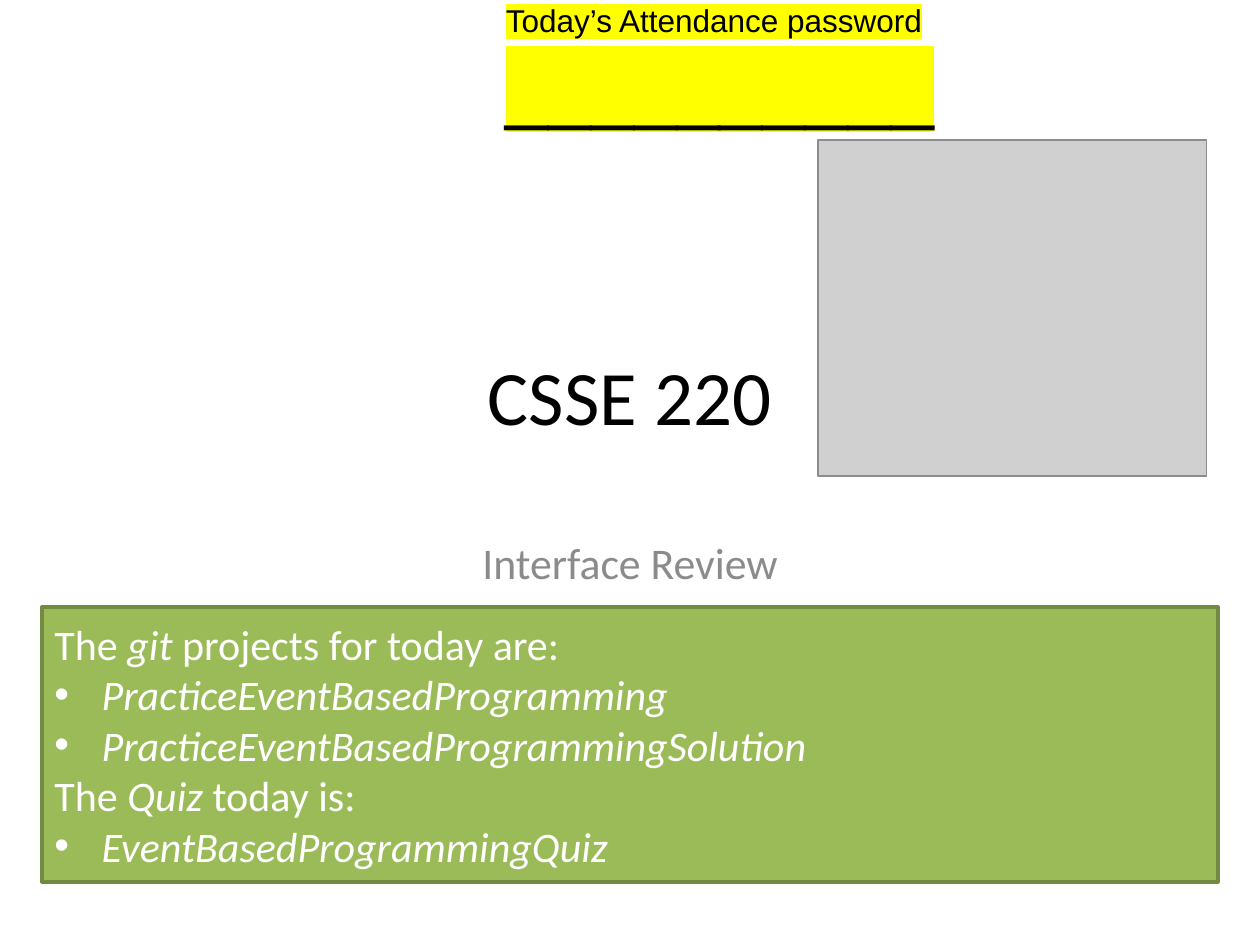
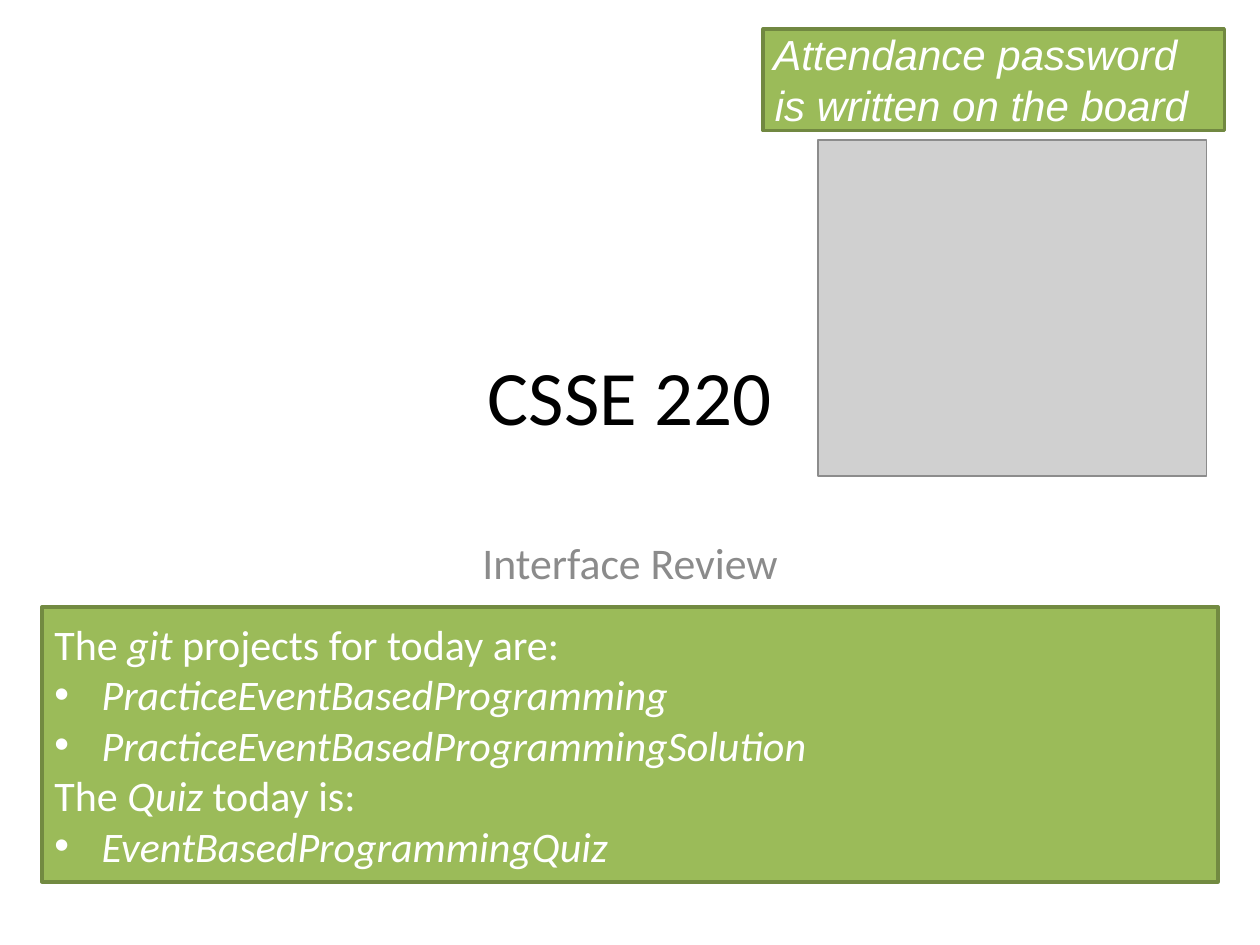
Before and after one commit to RHIT-CSSE/csse220, a slide deck: slide 1 of ClassMaterials/EventBasedProgramming/Slides/Part1-InterfaceReview.pptx. Drawn at 1260x945 pixels with LibreOffice and Linux fonts; fonts in the diff are those of the drawing; grey boxes stand for pictures. Boxes give left, top, right and bottom in pixels: in the first picture for what was removed or moved away, otherwise in the second. Text is boxed around its words. In the diff, an @@ line names an element or a change of style, - is before the commit and + after.

Commit message:
making all slides reference the board instead of needing to modify to add a password

```diff
--- a/ClassMaterials/EventBasedProgramming/Slides/Part1-InterfaceReview.pptx
+++ b/ClassMaterials/EventBasedProgramming/Slides/Part1-InterfaceReview.pptx
@@ text removed at (x1=506, y1=9, x2=922, y2=38) @@
-Today’s Attendance password
-__________
@@ rectangle added at (x1=764, y1=29, x2=1225, y2=131), fill #9BBB59, outline #718841 2 pt, 24 pt, text #FFFFFF, italic @@
+Attendance password
+is written on the board
```
Also in this commit, not shown: 3 slides added, 22 other files.
